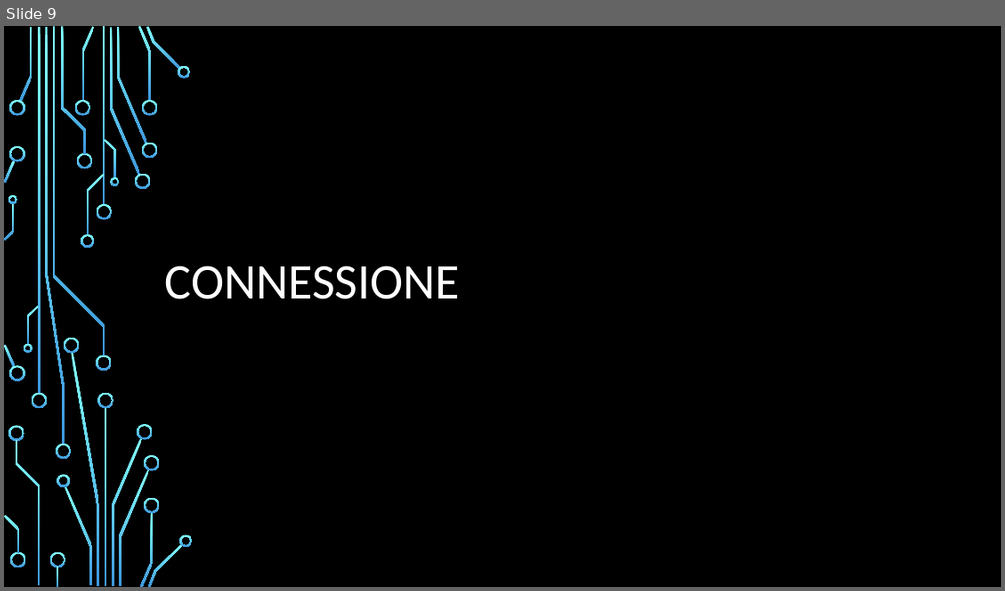
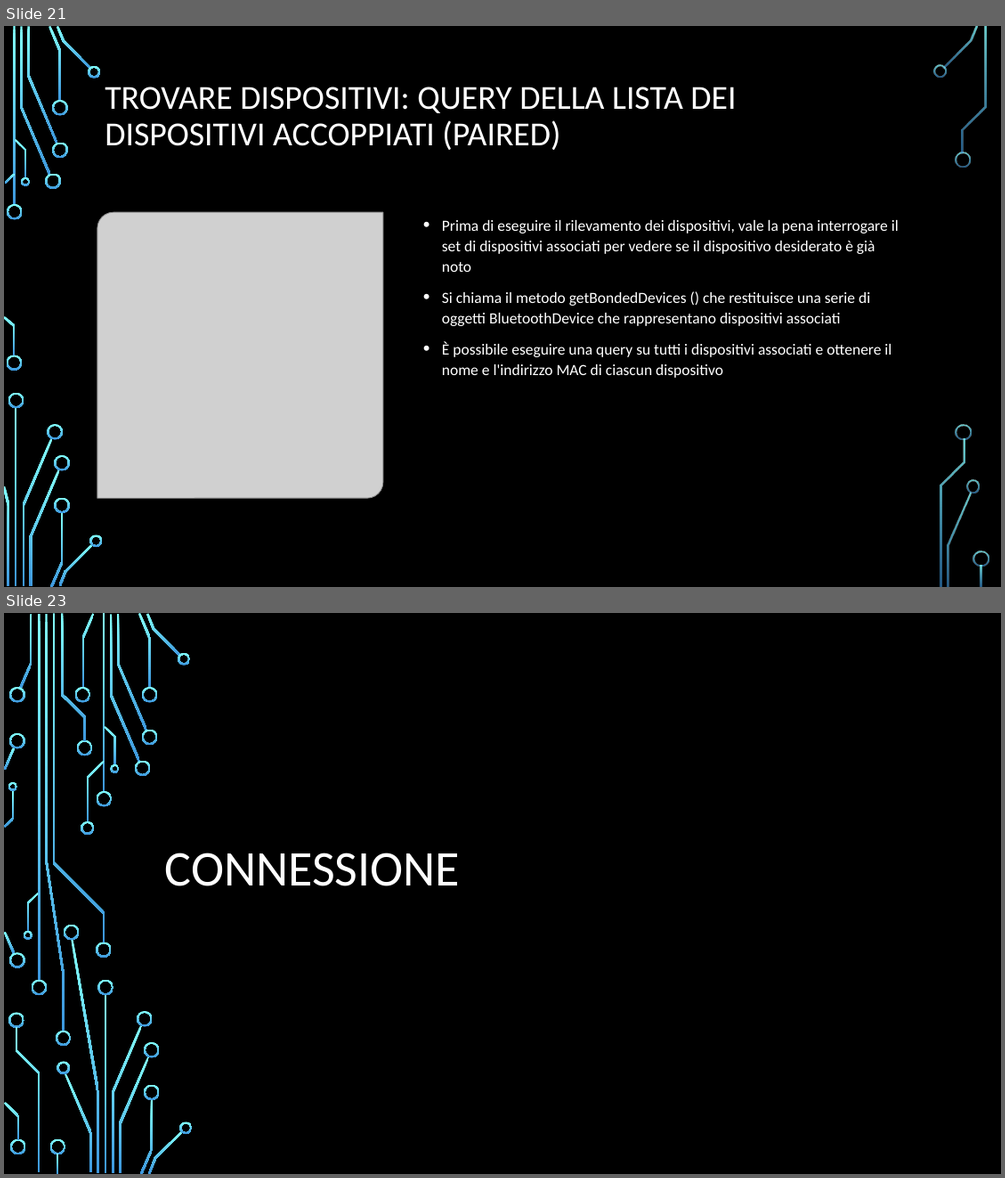
Before and after one commit to FNX-hub/ProgettoMP, a slide deck: Bluetooth.pptx. Shown one above the other, each under a label of ours: slide 9 before the commit, slides 21 and 23 after it; the slides between them are not shown. The pictures are 1005x591 and 1005x1178 pixels, drawn with LibreOffice and Linux fonts; fonts in the diff are those of the drawing; grey boxes stand for pictures; background and template pictures are left out. Boxes give left, top, right and bottom in pixels: in the first picture for what was removed or moved away, otherwise in the second. Text is boxed around its words. In the diff, an @@ line names an element or a change of style, - is before the commit and + after.

```diff
--- a/Bluetooth.pptx
+++ b/Bluetooth.pptx
@@ slide 21 added at <box>4,26,1001,587</box>, background picture (left out) @@
@@ title added at <box>105,87,736,150</box>, 32.4 pt, text #FFFFFF @@
+TROVARE DISPOSITIVI: QUERY DELLA LISTA DEI DISPOSITIVI ACCOPPIATI (PAIRED)
@@ picture added at <box>97,212,383,498</box> @@
@@ text added at <box>442,220,898,378</box>, 15 pt, text #FFFFFF @@
+• Prima di eseguire il rilevamento dei dispositivi, vale la pena interrogare il set di dispositivi associati per vedere se il dispositivo desiderato è già noto
+• Si chiama il metodo getBondedDevices () che restituisce una serie di oggetti BluetoothDevice che rappresentano dispositivi associati
+• È possibile eseguire una query su tutti i dispositivi associati e ottenere il nome e l'indirizzo MAC di ciascun dispositivo
@@ group added at <box>4,26,989,587</box>: 33 freeform shapes, 3 rectangles @@
@@ what was slide 9 is now slide 23 @@
```
Also in this commit, not shown: 7 slides changed, 13 other slides added, 1 slide removed.
